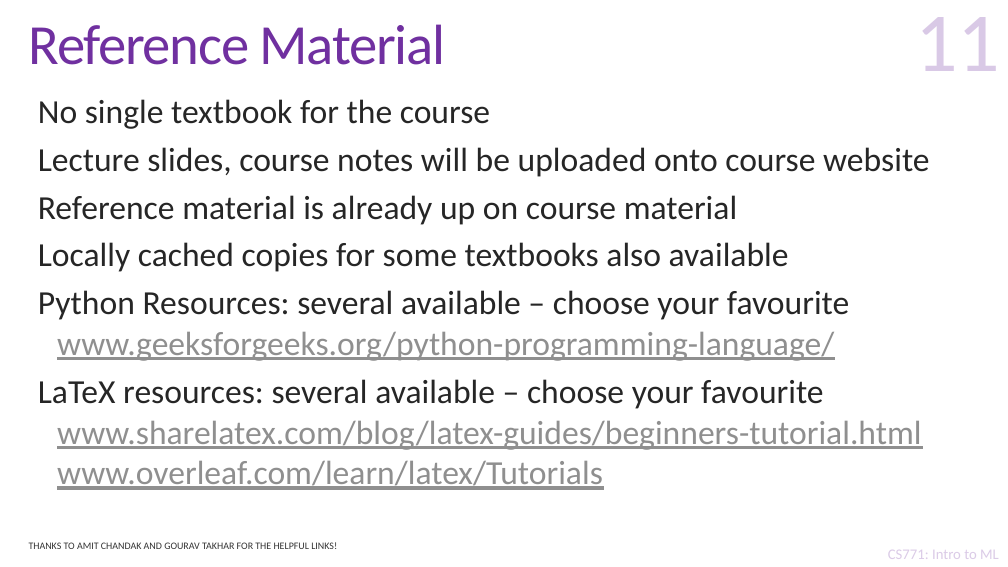
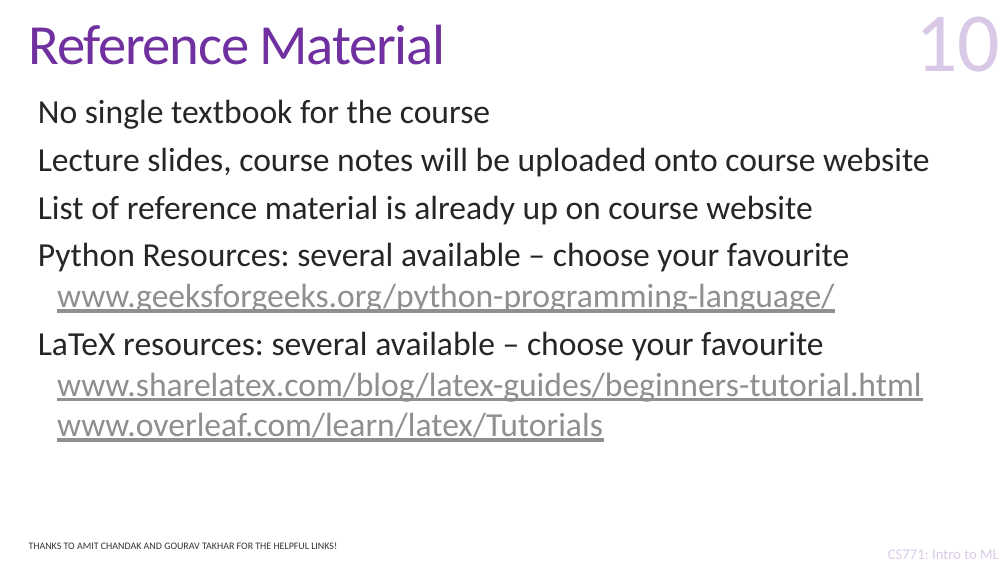
Before and after one commit to purushottamkar/ml19-20w, a slide deck: slide 10 of lecture_slides/1_Introduction.pptx (slide 11 before the commit). Drawn at 1008x567 pixels with LibreOffice and Linux fonts; fonts in the diff are those of the drawing; background and template pictures are left out. Boxes give left, top, right and bottom in pixels: in the first picture for what was removed or moved away, otherwise in the second. Text is boxed around its words. In the diff, an @@ line names an element or a change of style, - is before the commit and + after.

Commit message:
lecture 1 slides uploaded

```diff
--- a/lecture_slides/1_Introduction.pptx
+++ b/lecture_slides/1_Introduction.pptx
@@ page number at bbox=[915, 17, 1000, 71]: text changed @@
-11
+10
@@ text at bbox=[38, 195, 812, 225]: text changed @@
-  Reference material is already up on course material
-  Locally cached copies for some textbooks also available
+  List of reference material is already up on course website
```
Also in this commit, not shown: 1 slide removed.
